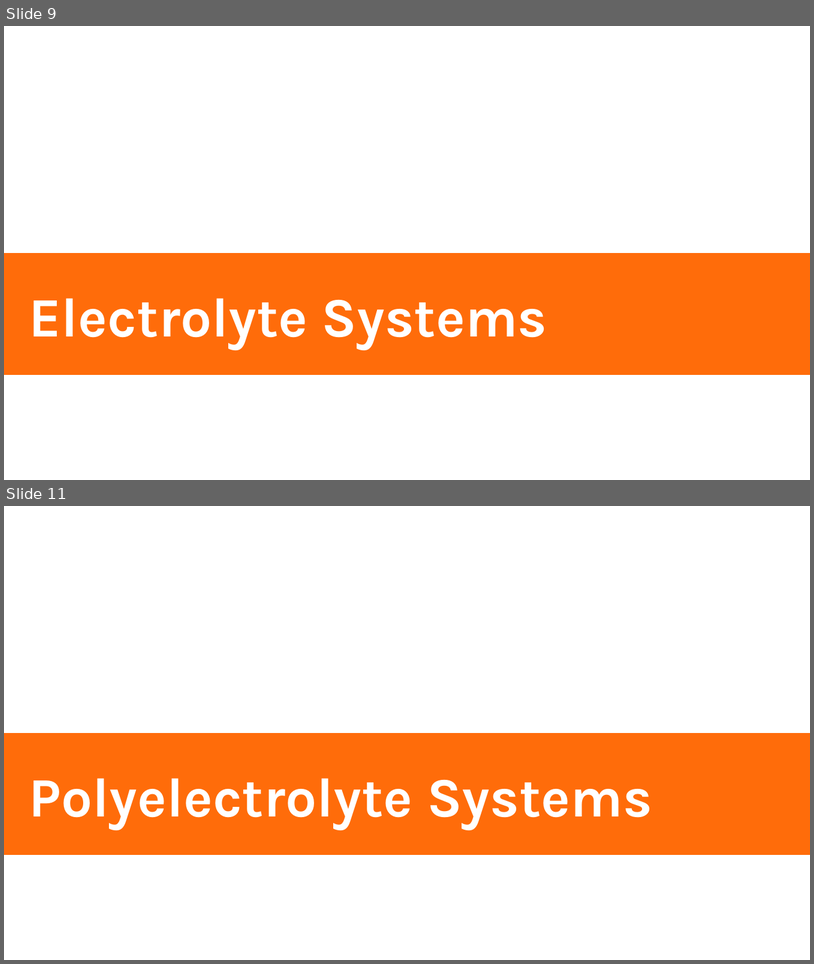
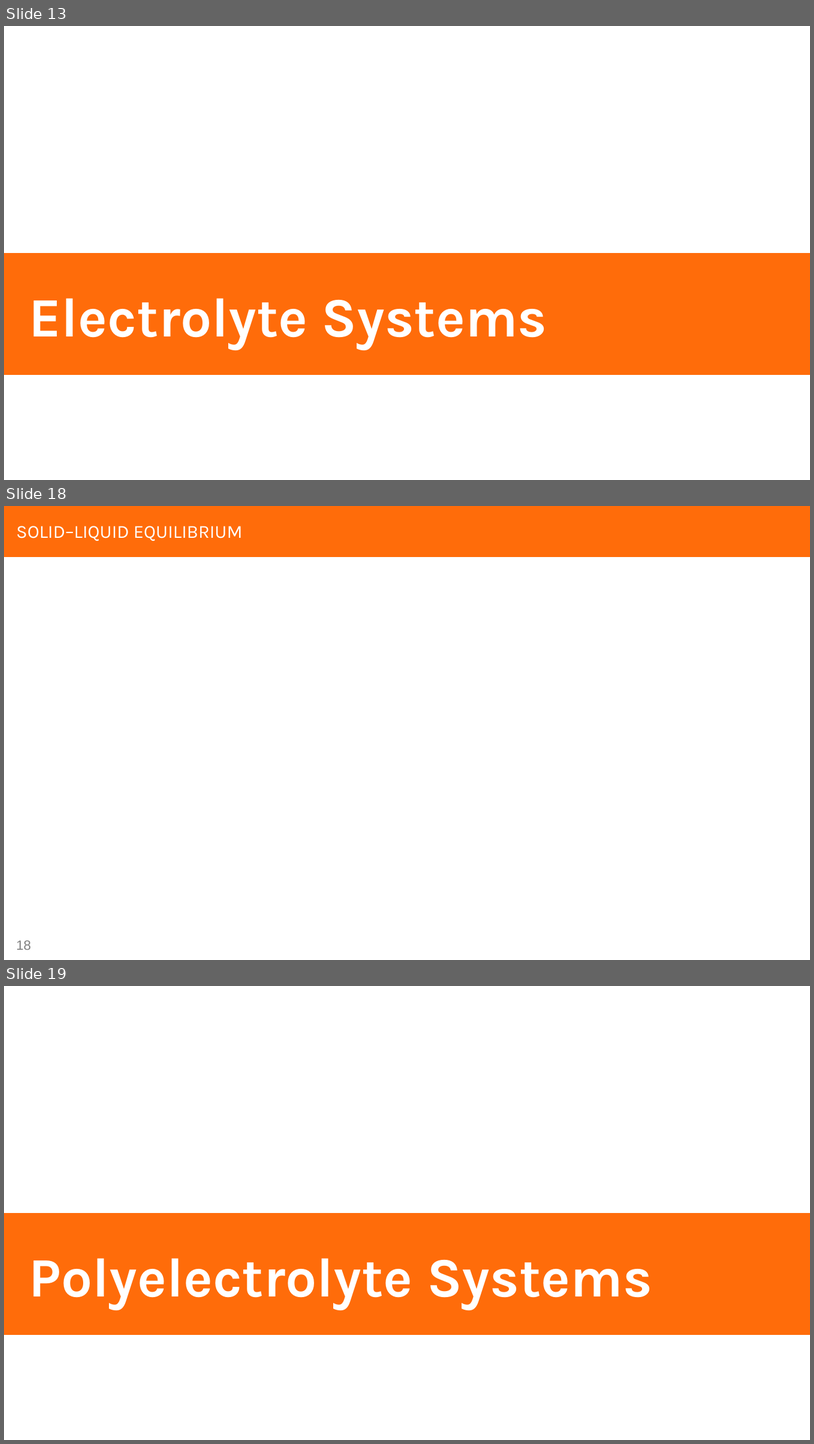
Before and after one commit to zgw-group/polymer_physics_lectures, a slide deck: clapeyron/Clapeyron_tutorial.pptx. Shown one above the other, each under a label of ours: slides 9 and 11 before the commit, slides 13, 18 and 19 after it; the slides between them are not shown. The pictures are 814x964 and 814x1444 pixels, drawn with LibreOffice and Linux fonts; fonts in the diff are those of the drawing; grey boxes stand for pictures. Boxes give left, top, right and bottom in pixels: in the first picture for what was removed or moved away, otherwise in the second. Text is boxed around its words. In the diff, an @@ line names an element or a change of style, - is before the commit and + after.

```diff
--- a/clapeyron/Clapeyron_tutorial.pptx
+++ b/clapeyron/Clapeyron_tutorial.pptx
@@ slide 18 added at (4,506,810,960), background #FFFFFF @@
@@ rectangle added at (4,506,810,557), fill #FF6C0A @@
@@ title added at (16,526,243,541), 22 pt, text #FFFFFF @@
+SOLID–LIQUID EQUILIBRIUM
@@ page number added at (16,940,31,949), 16 pt, text #808080 @@
+18
@@ what was slide 9 is now slide 13 @@
@@ what was slide 11 is now slide 19 @@
```
Also in this commit, not shown: 3 slides changed, 15 other slides added, 3 slides removed.
